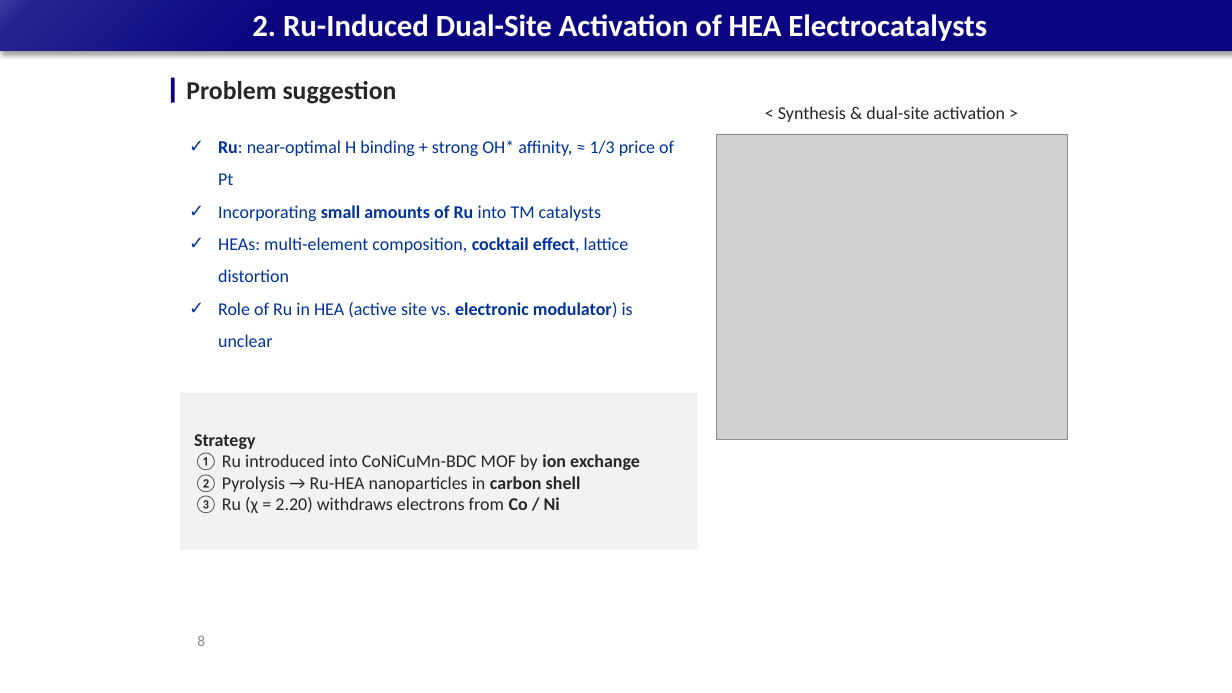
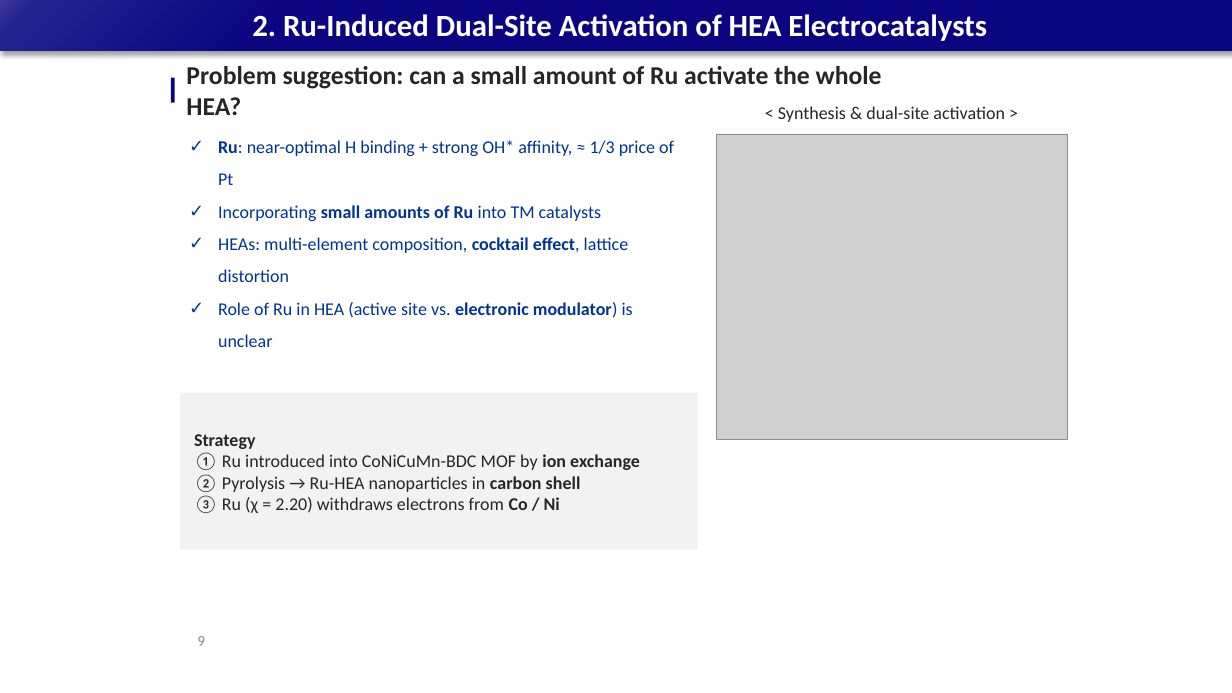
Before and after one commit to limsj0204/letter, a slide deck: slide 9 of 학위논문_디펜스_발표자료.pptx (slide 8 before the commit). Drawn at 1232x693 pixels with LibreOffice and Linux fonts; fonts in the diff are those of the drawing; grey boxes stand for pictures. Boxes give left, top, right and bottom in pixels: in the first picture for what was removed or moved away, otherwise in the second. Text is boxed around its words. In the diff, an @@ line names an element or a change of style, - is before the commit and + after.

```diff
--- a/학위논문_디펜스_발표자료.pptx
+++ b/학위논문_디펜스_발표자료.pptx
@@ text at <box>186,66,882,115</box>: text changed @@
-Problem suggestion
+Problem suggestion: can a small amount of Ru activate the whole HEA?
@@ page number at <box>197,636,205,646</box>: text changed @@
-8
+9
```
Also in this commit, not shown: 6 other slides changed, 2 slides added.
